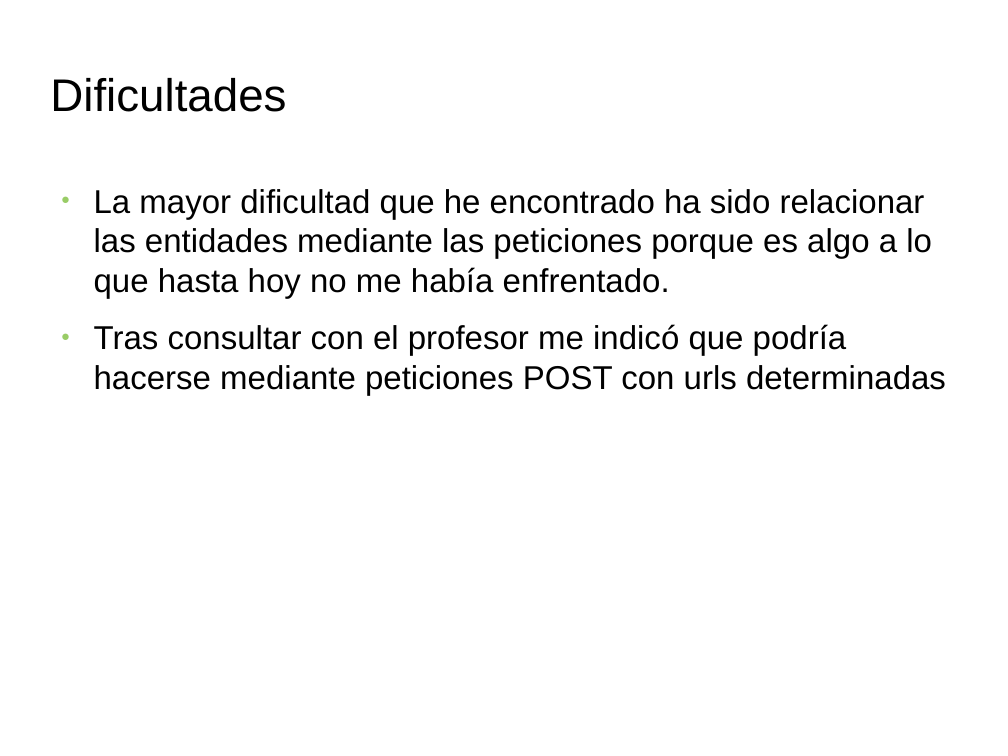
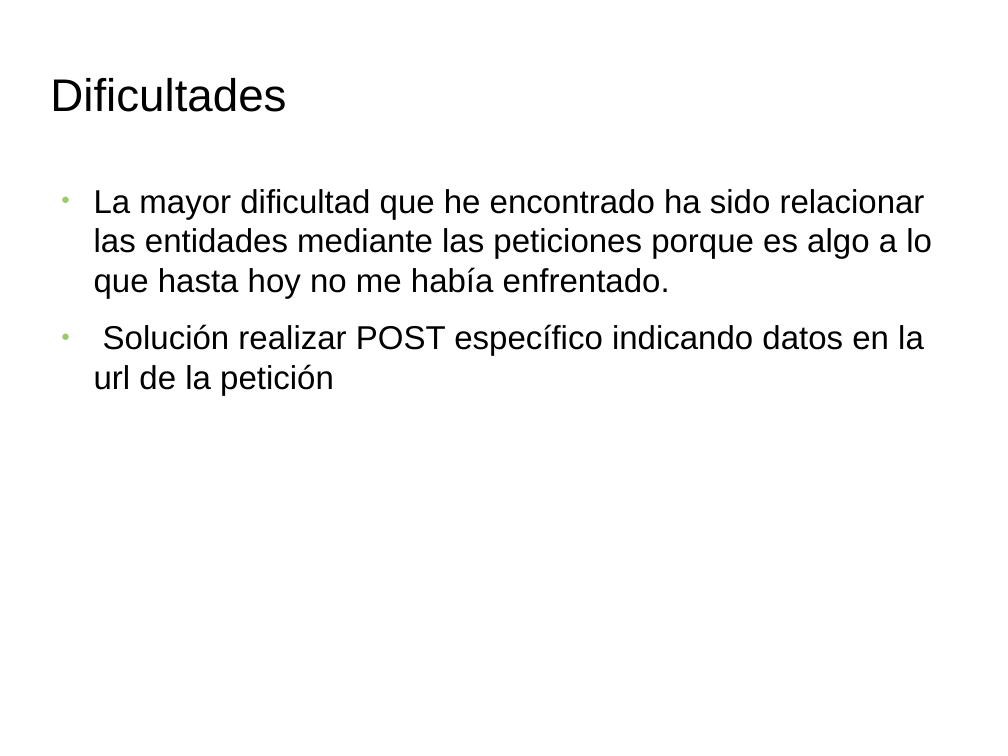
Before and after one commit to Abrahamrc94/DWES, a slide deck: slide 8 of Proyecto Rest/Presentación Proyecto Rest.odp. Drawn at 1008x756 pixels with LibreOffice and Linux fonts; fonts in the diff are those of the drawing; background and template pictures are left out. Boxes give left, top, right and bottom in pixels: in the first picture for what was removed or moved away, otherwise in the second. Text is boxed around its words. In the diff, an @@ line names an element or a change of style, - is before the commit and + after.

```diff
--- a/Proyecto Rest/Presentación Proyecto Rest.odp
+++ b/Proyecto Rest/Presentación Proyecto Rest.odp
@@ text at [94,324,924,396]: text changed @@
-● Tras consultar con el profesor me indicó que podría hacerse mediante peticiones POST con urls determinadas
+● Solución realizar POST específico indicando datos en la url de la petición
```
Also in this commit, not shown: 1 other file.
